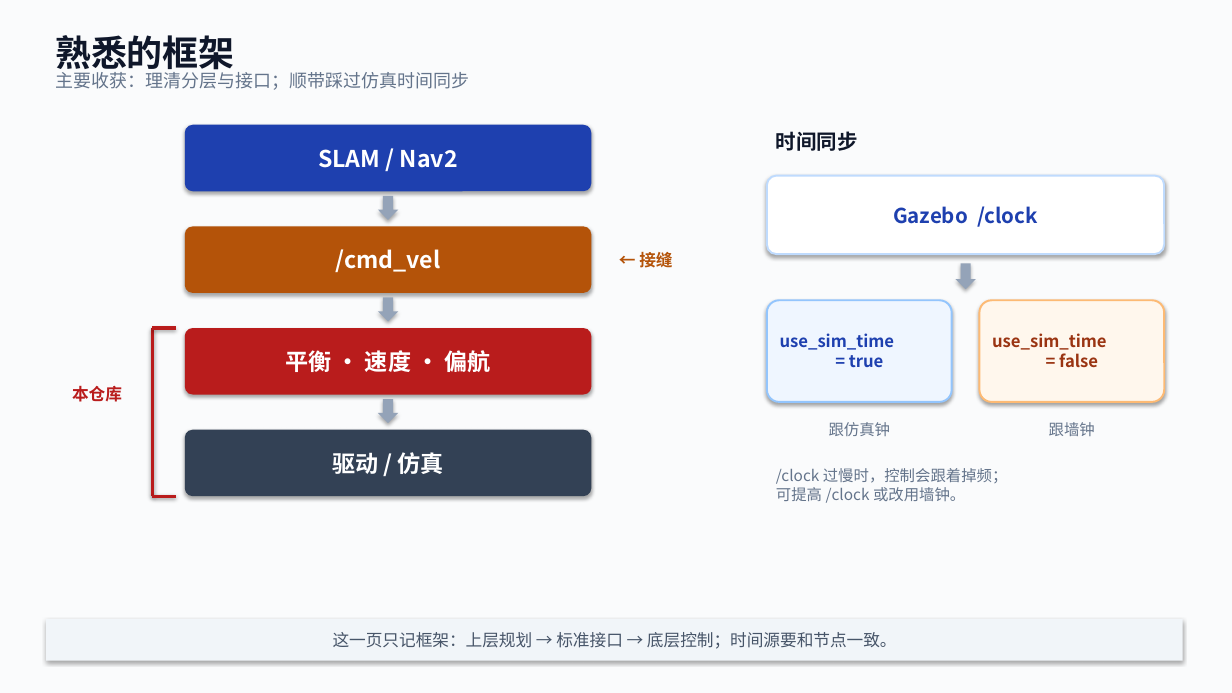
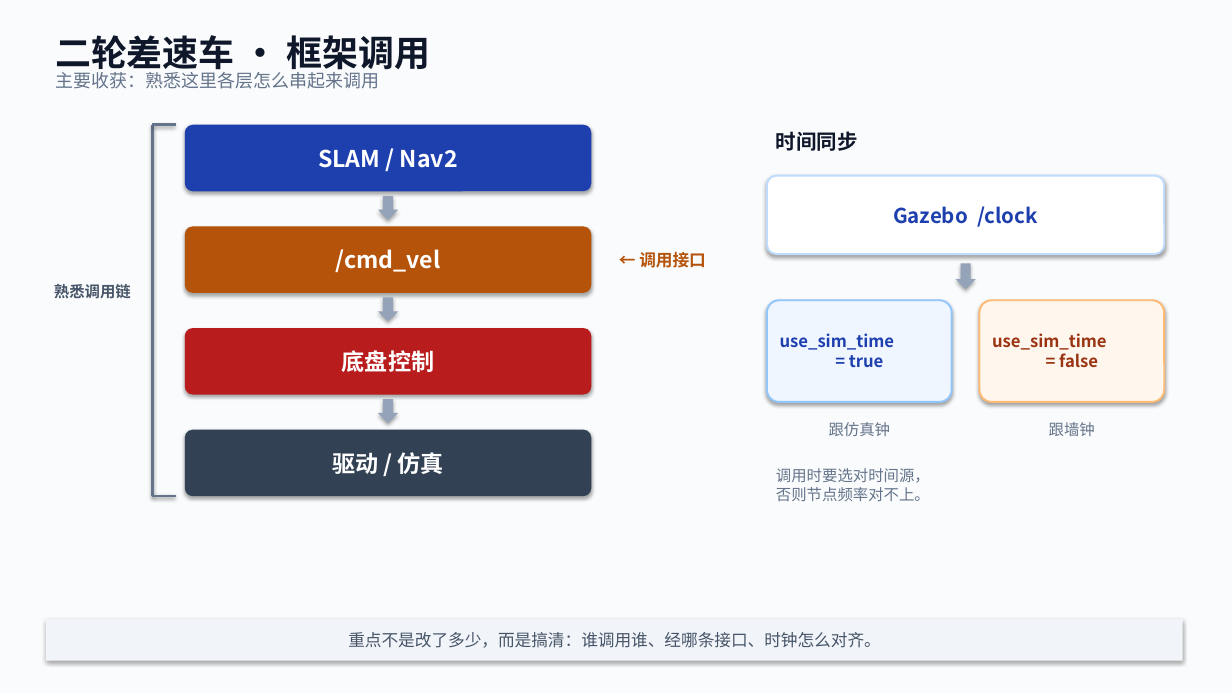
Before and after one commit to dogcat0go/two_wheel_self_balance_car, a slide deck: slide 1 of docs/framework_overview_one_page.pptx. Drawn at 1232x693 pixels with LibreOffice and Linux fonts; fonts in the diff are those of the drawing. Boxes give left, top, right and bottom in pixels: in the first picture for what was removed or moved away, otherwise in the second. Text is boxed around its words. In the diff, an @@ line names an element or a change of style, - is before the commit and + after.

```diff
--- a/docs/framework_overview_one_page.pptx
+++ b/docs/framework_overview_one_page.pptx
@@ text at (x1=55, y1=35, x2=431, y2=76): text changed @@
-熟悉的框架
+二轮差速车 · 框架调用
@@ text at (x1=55, y1=68, x2=379, y2=89): text changed @@
-主要收获：理清分层与接口；顺带踩过仿真时间同步
+主要收获：熟悉这里各层怎么串起来调用
@@ line moved from (152, 328) - (176, 328) to (152, 125) - (176, 125) @@
@@ line (152, 125) - (176, 125): stroke #B91C1C 2.5 pt to #64748B 2 pt @@
@@ line moved from (152, 328) - (152, 496) to (152, 125) - (152, 496) @@
@@ line (152, 125) - (152, 496): stroke #B91C1C 2.5 pt to #64748B 2 pt @@
@@ text at (x1=639, y1=251, x2=706, y2=268): text changed @@
-← 接缝
+← 调用接口
@@ text at (x1=54, y1=284, x2=131, y2=298): text changed; size 13 to 12 pt; text colour #B91C1C to #475569 @@
-本仓库
+熟悉调用链
@@ text in rounded rectangle at (x1=342, y1=350, x2=434, y2=372): text changed @@
-平衡 · 速度 · 偏航
+底盘控制
@@ text at (x1=776, y1=468, x2=930, y2=501): text changed @@
-/clock 过慢时，控制会跟着掉频；
-可提高 /clock 或改用墙钟。
+调用时要选对时间源，
+否则节点频率对不上。
@@ line (152, 496) - (176, 496): stroke #B91C1C 2.5 pt to #64748B 2 pt @@
@@ text in rectangle at (x1=348, y1=632, x2=881, y2=648): text changed @@
-这一页只记框架：上层规划 → 标准接口 → 底层控制；时间源要和节点一致。
+重点不是改了多少，而是搞清：谁调用谁、经哪条接口、时钟怎么对齐。
```
Also in this commit, not shown: 1 other file.
